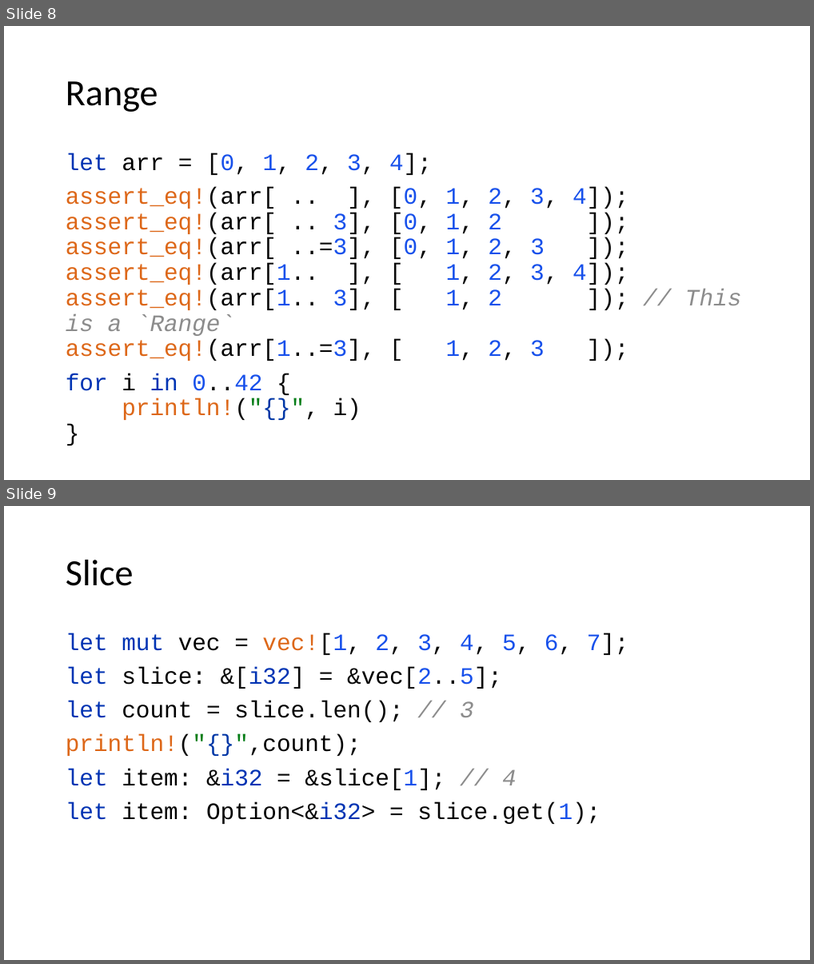
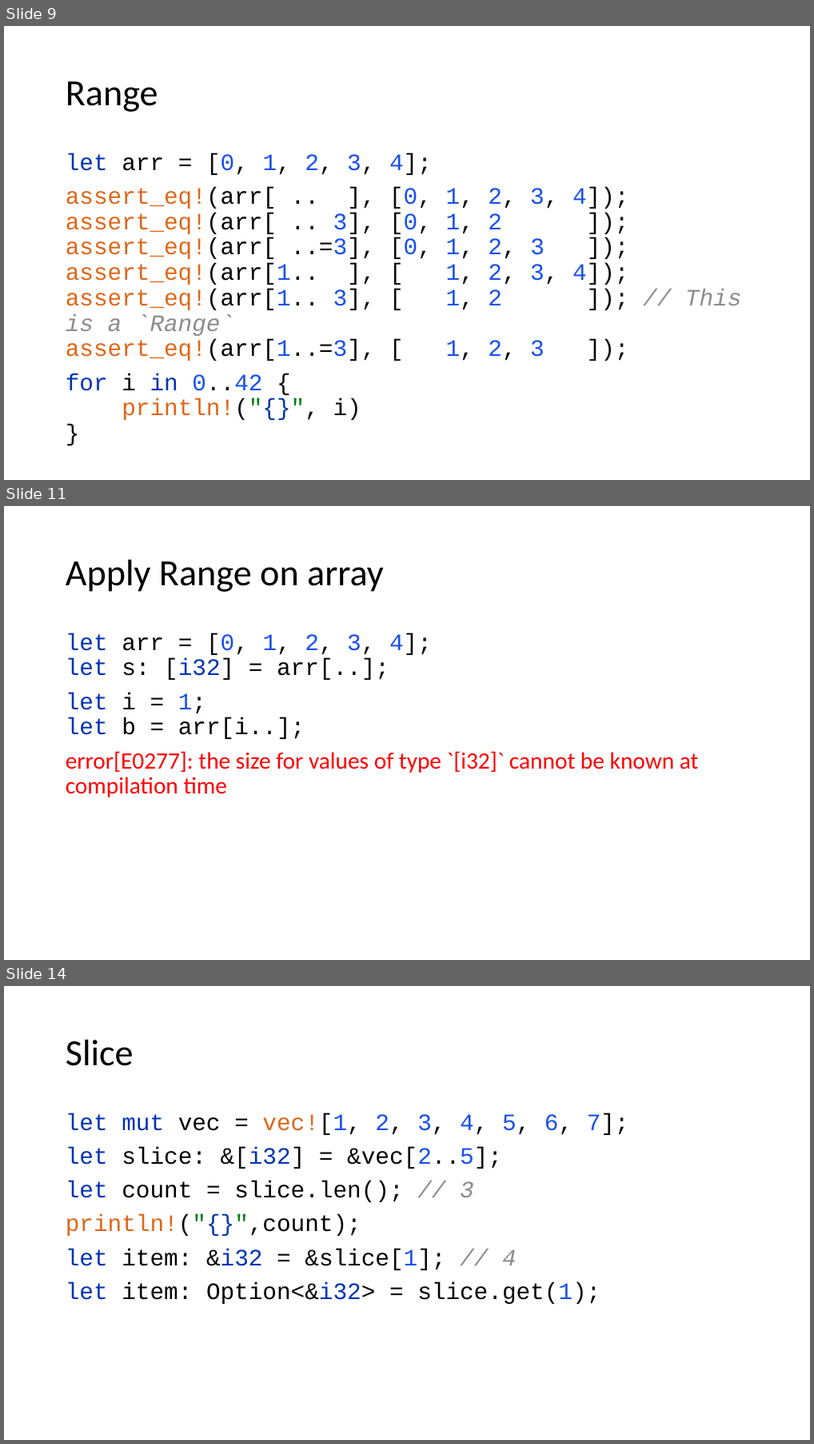
Before and after one commit to kugushev/course-rust-basics, a slide deck: pres/07-Collections.pptx. Shown one above the other, each under a label of ours: slides 8 and 9 before the commit, slides 9, 11 and 14 after it; the slides between them are not shown. The pictures are 814x964 and 814x1444 pixels, drawn with LibreOffice and Linux fonts; fonts in the diff are those of the drawing. Boxes give left, top, right and bottom in pixels: in the first picture for what was removed or moved away, otherwise in the second. Text is boxed around its words. In the diff, an @@ line names an element or a change of style, - is before the commit and + after.

```diff
--- a/pres/07-Collections.pptx
+++ b/pres/07-Collections.pptx
@@ slide 11 added at (x1=4, y1=506, x2=810, y2=960), background #FFFFFF @@
@@ title added at (x1=66, y1=560, x2=384, y2=592), 44 pt, text #000000 @@
+Apply Range on array
@@ text added at (x1=66, y1=633, x2=699, y2=797), 28 pt, text #FF0000 @@
+let arr = [0, 1, 2, 3, 4];
+let s: [i32] = arr[..];
+let i = 1;
+let b = arr[i..];
+error[E0277]: the size for values of type `[i32]` cannot be known at compilation time
@@ what was slide 8 is now slide 9 @@
@@ what was slide 9 is now slide 14 @@
```
Also in this commit, not shown: 2 slides changed, 8 other slides added, 2 other files.
